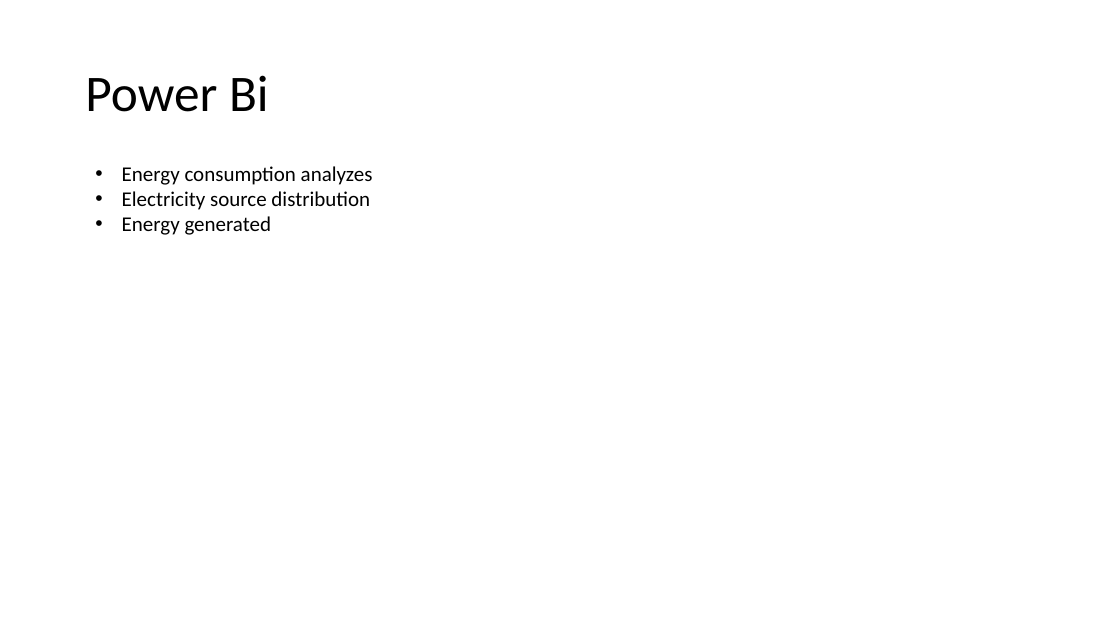
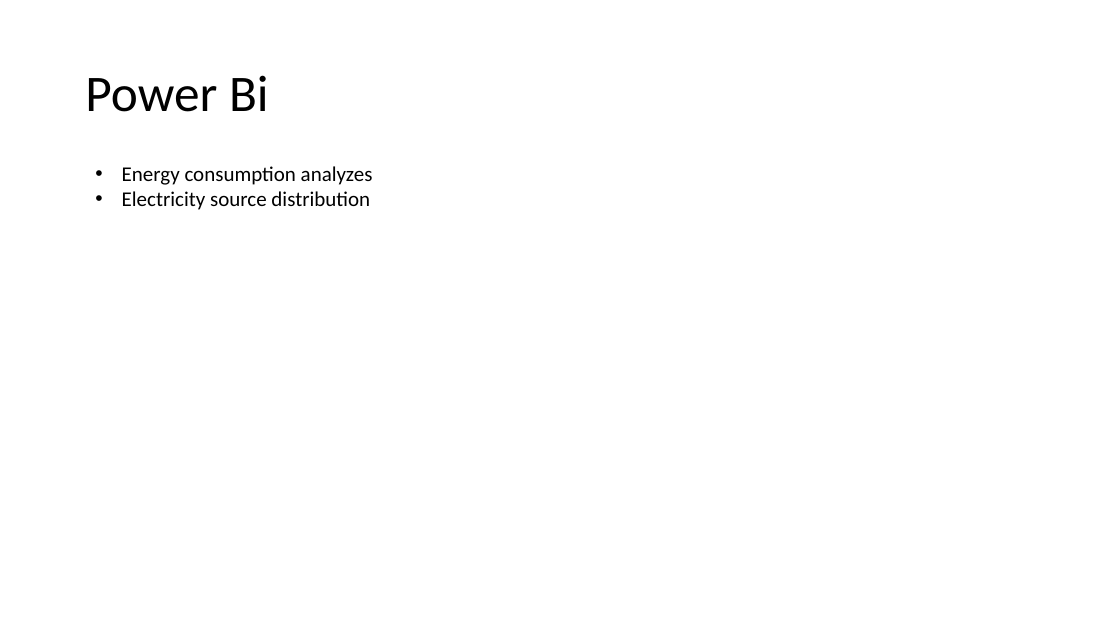
Before and after one commit to nscodechris/final_exam_aw_academy, a slide deck: slide 4 of Presentation1.pptx. Drawn at 1120x630 pixels with LibreOffice and Linux fonts; fonts in the diff are those of the drawing. Boxes give left, top, right and bottom in pixels: in the first picture for what was removed or moved away, otherwise in the second. Text is boxed around its words. In the diff, an @@ line names an element or a change of style, - is before the commit and + after.

```diff
--- a/Presentation1.pptx
+++ b/Presentation1.pptx
@@ text at (122, 216, 272, 235): paragraph removed @@
-• Energy generated
```
Also in this commit, not shown: 7 other slides changed.
